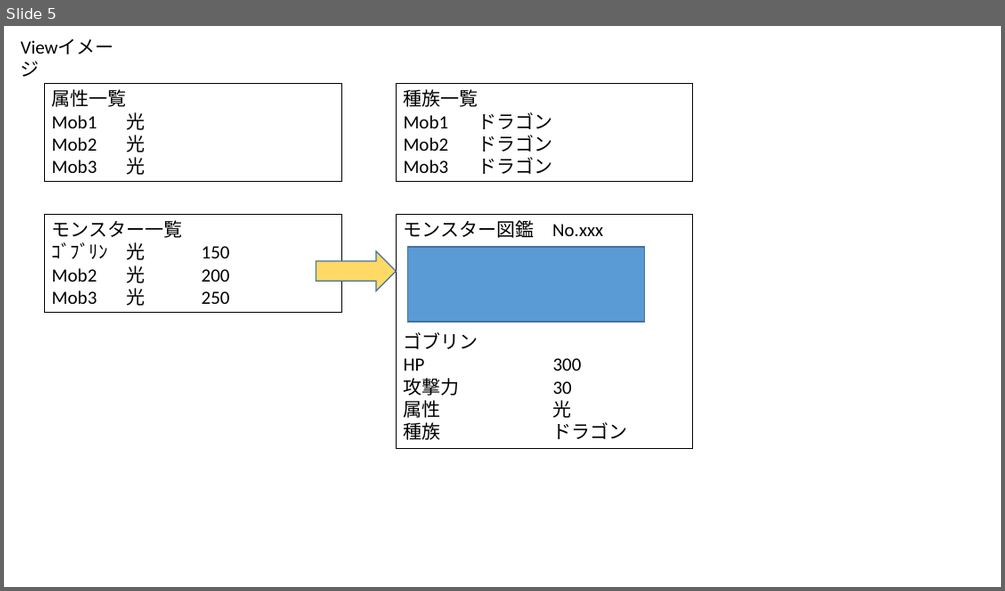
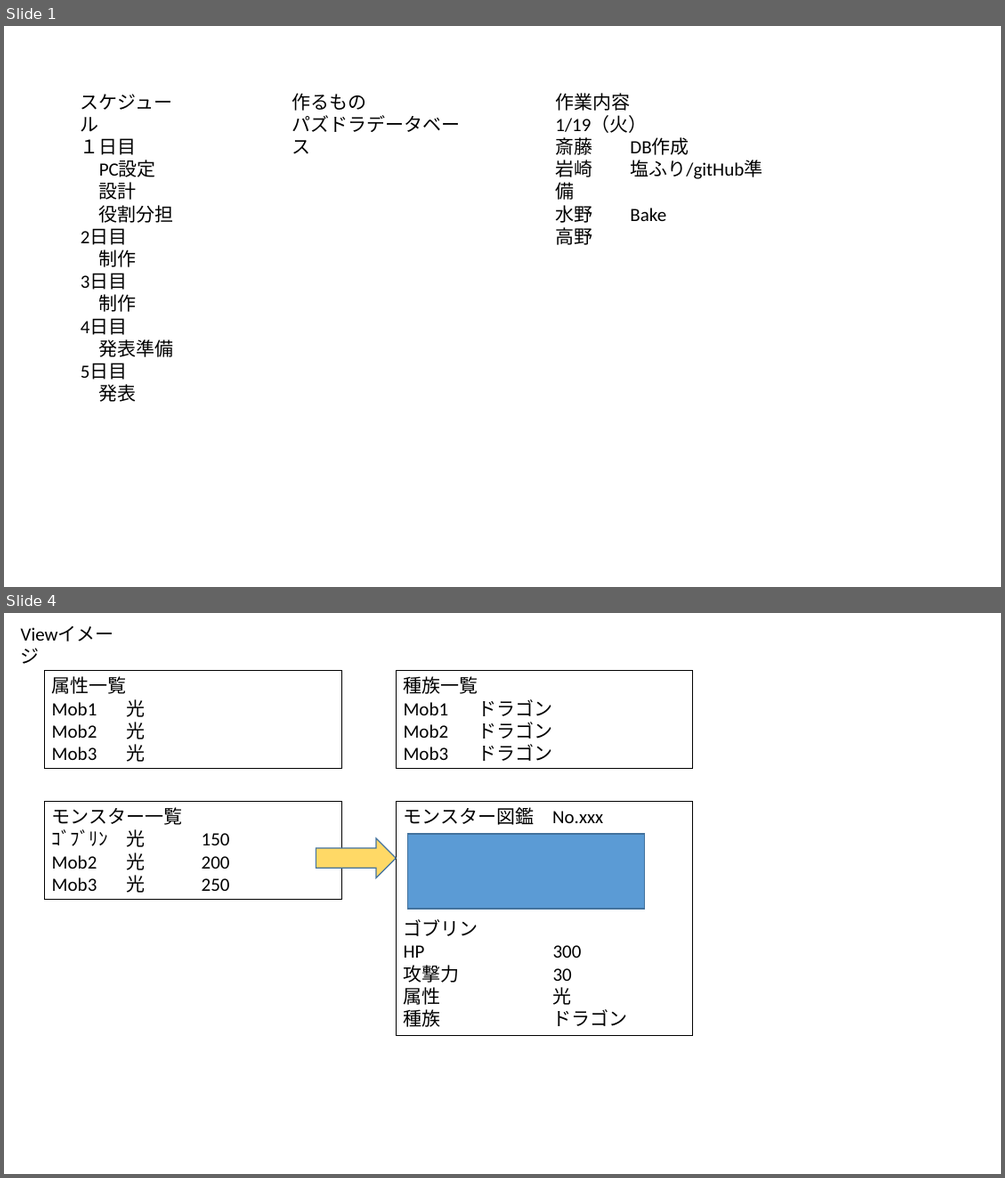
Before and after one commit to PracticeMan/Pazudora, a slide deck: 設計資料.pptx. Shown one above the other, each under a label of ours: slide 5 before the commit, slides 1 and 4 after it; the slides between them are not shown. The pictures are 1005x591 and 1005x1178 pixels, drawn with LibreOffice and Linux fonts; fonts in the diff are those of the drawing. Boxes give left, top, right and bottom in pixels: in the first picture for what was removed or moved away, otherwise in the second. Text is boxed around its words. In the diff, an @@ line names an element or a change of style, - is before the commit and + after.

Commit message:
トップページ作成

```diff
--- a/設計資料.pptx
+++ b/設計資料.pptx
@@ slide 1 added at [4,26,1001,587], background #FFFFFF @@
@@ text added at [81,94,174,402], 18 pt, text #000000 @@
+スケジュール
+１日目
+PC設定
+設計
+役割分担
+2日目
+制作
+3日目
+制作
+4日目
+発表準備
+5日目
+発表
@@ text added at [292,93,461,132], 18 pt, text #000000 @@
+作るもの
+パズドラデータベース
@@ text added at [555,93,762,245], 18 pt, text #000000 @@
+作業内容
+1/19（火）
+斎藤 DB作成
+岩崎 塩ふり/gitHub準備
+水野 Bake
+高野
@@ what was slide 5 is now slide 4 @@
```
Also in this commit, not shown: 1 slide changed, 1 other slide added, 3 slides removed, 23 other files.
